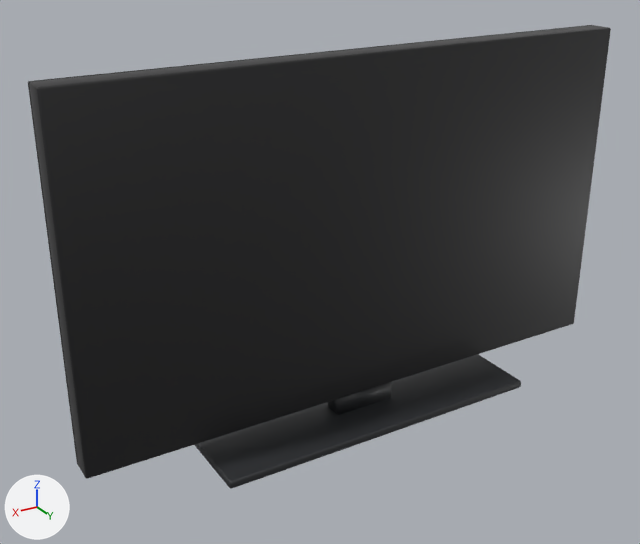
The glTF model apps/web/models/products/55QNED80BEA.glb, before and after one commit.
One viewpoint serves both versions: a camera (50 mm lens) standing at (0.942, 1.401, 1.052) and looking at (0.086, -0.026, 0.339). Every picture has the same lights, and +X, +Y and +Z are marked at lower left. The older version comes first.

The scene before the commit, as lines of its bpy script (objects in view):
```python
me_part = bpy.data.meshes.new('part')
me_part.from_pydata(...)  # 304 vertices, 588 faces; spans x -0.618..0.618, y -0.115..0.115, z 0.0..0.78
# faces by material slot: [188, 188, 12, 200]
me_part.materials.append(mat_body)  # black #1c1c1e
me_part.materials.append(mat_finish)  # black #1c1c1e
me_part.materials.append(mat_screen)  # black #050608
me_part.materials.append(mat_trim)  # dark grey #2b2d30
ob_55qned80bea = bpy.data.objects.new('55QNED80BEA', me_part)
ob_55qned80bea.location = (0.0, 0.0, 0.0)
```
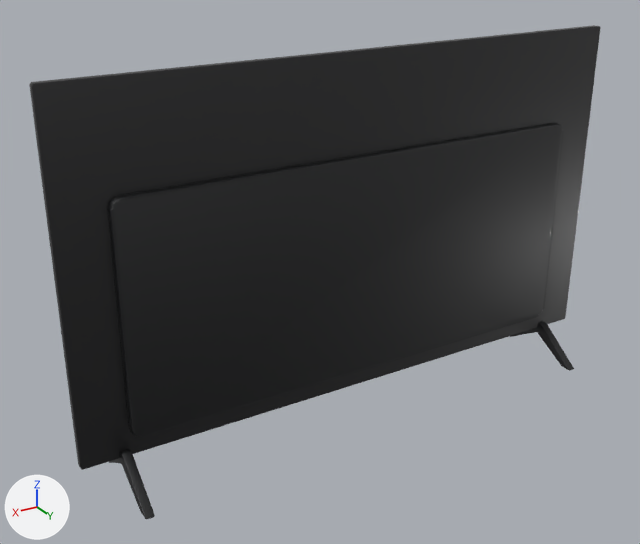
What changed in the scene script:
```text
Add mat_dark:
    mat_dark = principled_material('dark')
    mat_dark.base_color = (0.011, 0.0116, 0.013)  # black #1b1c1e
    mat_dark.coat_weight = 0.1
Change me_part:
    used by ob_55qned80bea; location = (0.0, 0.0, 0.0)
    remove me_part.from_pydata(...)  # 304 vertices, 588 faces; spans x -0.618..0.618, y -0.115..0.115, z 0.0..0.78
    remove me_part.materials.append(mat_body)  # black #1c1c1e
    add me_part.from_pydata(...)  # 444 vertices, 868 faces; spans x -0.618..0.618, y -0.115..0.115, z 0.0..0.78
    me_part part 1: the loose piece of 96 vertices spanning x -0.618..0.618, y -0.021..0.029, z 0.063..0.78 is rebuilt with 96 vertices and now spans x -0.618..0.618, y -0.017..-0.002, z 0.065..0.78, in mat_finish (black #1c1c1e)
    me_part part 2: the loose piece of 96 vertices spanning x -0.618..0.618, y -0.029..-0.021, z 0.063..0.78 is rebuilt with 96 vertices and now spans x -0.612..0.612, y -0.018..-0.014, z 0.075..0.774, in mat_screen (black #050608)
    me_part part 3: the loose piece of 8 vertices spanning x -0.612..0.612, y -0.03..-0.026, z 0.077..0.774 is rebuilt with 168 vertices and now spans x -0.519..0.519, y -0.004..0.017, z 0.108..0.58, in mat_dark (black #1b1c1e)
    me_part part 4: a new loose piece of 42 vertices spanning x -0.541..-0.522, y -0.115..0.115, z 0.0..0.079, in mat_dark (black #1b1c1e)
    me_part part 5: a new loose piece of 42 vertices spanning x 0.522..0.541, y -0.115..0.115, z 0.0..0.079, in mat_dark (black #1b1c1e)
    me_part part 6: the loose piece of 96 vertices spanning x -0.371..0.371, y -0.115..0.115, z 0.0..0.018 is deleted
    me_part part 7: the loose piece of 8 vertices spanning x -0.07..0.07, y -0.02..0.02, z 0.018..0.063 is deleted
    remove me_part.materials.append(mat_trim)  # dark grey #2b2d30
    add me_part.materials.append(mat_dark)  # black #1b1c1e
```

Changed parts and their boxes (x1, y1, x2, y2) in the pictures (640 x 544 px):
'55QNED80BEA', reshaped (6% taller)
    before: (28, 25, 611, 489)
    after: (29, 25, 600, 519)
part 1 of me_part, rebuilt
    before: (29, 25, 611, 479)
    after: (29, 25, 600, 470)
part 2 of me_part, rebuilt (not visible afterwards)
    before: (28, 25, 592, 465)
part 3 of me_part, rebuilt (not visible before)
    after: (107, 123, 564, 437)
part 4 of me_part, added (black)
    after: (510, 321, 574, 371)
part 5 of me_part, added (black)
    after: (109, 449, 155, 519)
part 6 of me_part, deleted
    before: (195, 354, 521, 489)
part 7 of me_part, deleted
    before: (328, 382, 392, 415)
